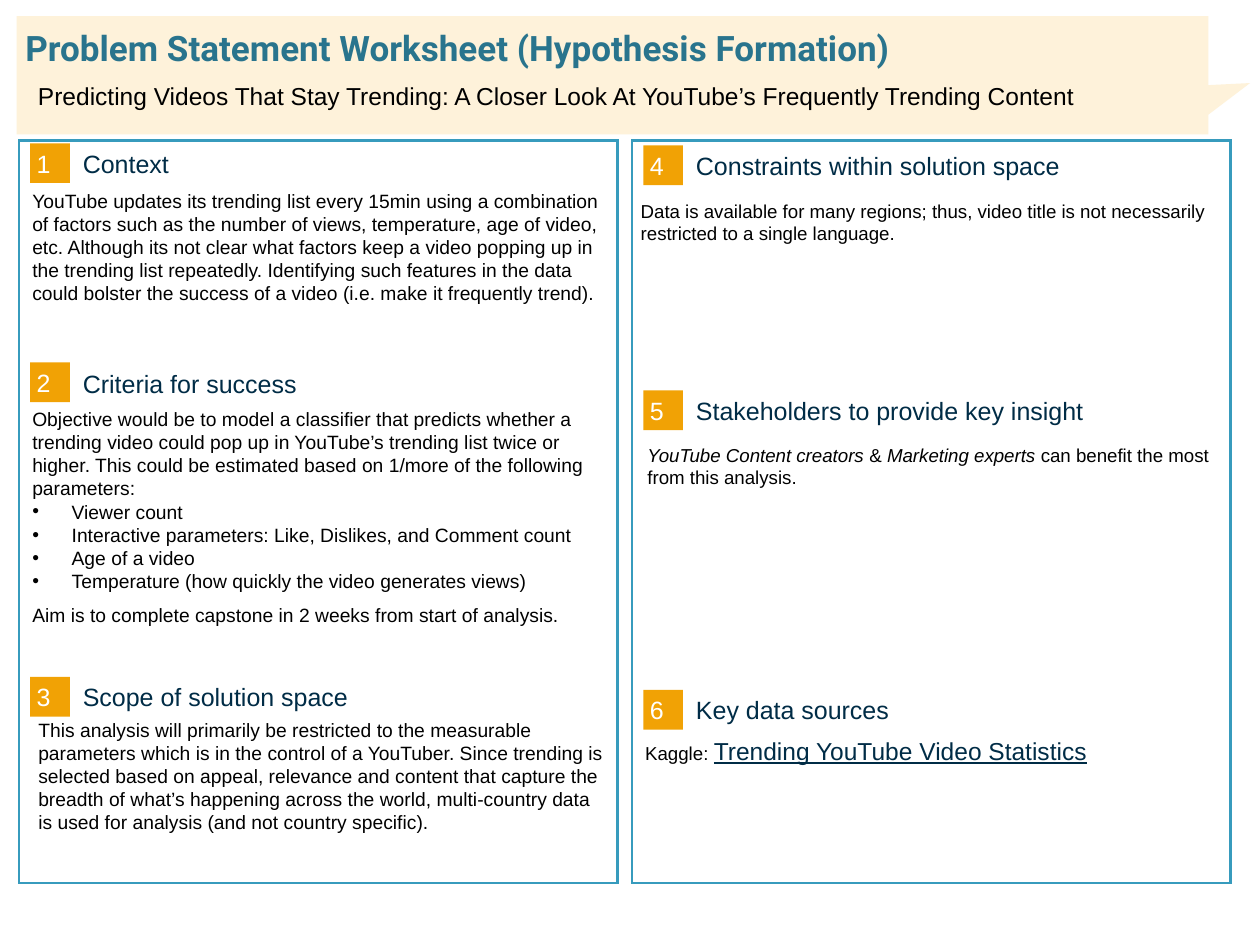
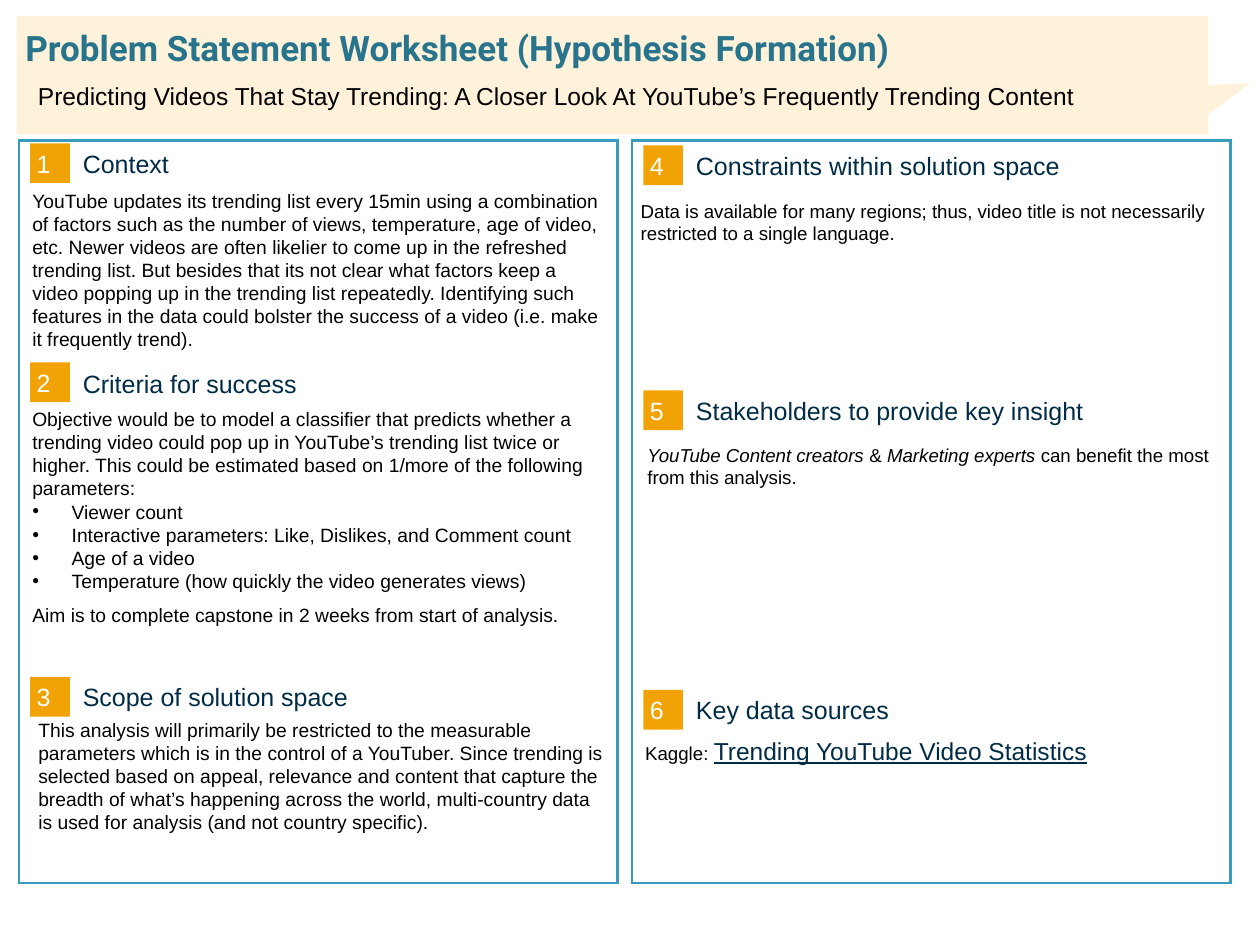
Before and after one commit to Thampi-hub/Springboard_RT, a slide deck: slide 1 of Capstone2/Capstone 2 - Problem_Statement_Worksheet.pptx. Drawn at 1260x945 pixels with LibreOffice and Linux fonts; fonts in the diff are those of the drawing. Boxes give left, top, right and bottom in pixels: in the first picture for what was removed or moved away, otherwise in the second. Text is boxed around its words. In the diff, an @@ line names an element or a change of style, - is before the commit and + after.

Commit message:
Update Capstone 2 - Problem_Statement_Worksheet.pptx
Intro updated

```diff
--- a/Capstone2/Capstone 2 - Problem_Statement_Worksheet.pptx
+++ b/Capstone2/Capstone 2 - Problem_Statement_Worksheet.pptx
@@ text at bbox=[32, 194, 598, 350]: text changed @@
-YouTube updates its trending list every 15min using a combination of factors such as the number of views, temperature, age of video, etc. Although its not clear what factors keep a video popping up in the trending list repeatedly. Identifying such features in the data could bolster the success of a video (i.e. make it frequently trend).
+YouTube updates its trending list every 15min using a combination of factors such as the number of views, temperature, age of video, etc. Newer videos are often likelier to come up in the refreshed trending list. But besides that its not clear what factors keep a video popping up in the trending list repeatedly. Identifying such features in the data could bolster the success of a video (i.e. make it frequently trend).
```
